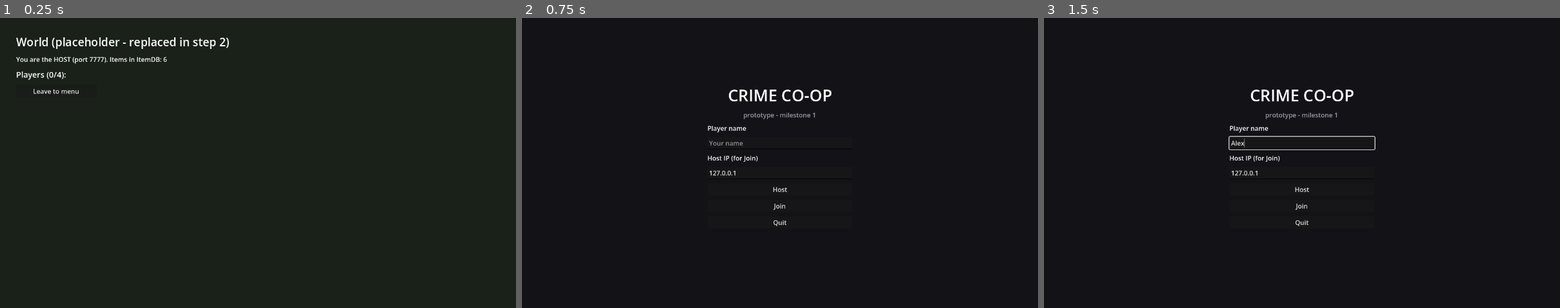
Above: before the commit, frames 1-3 (left to right).
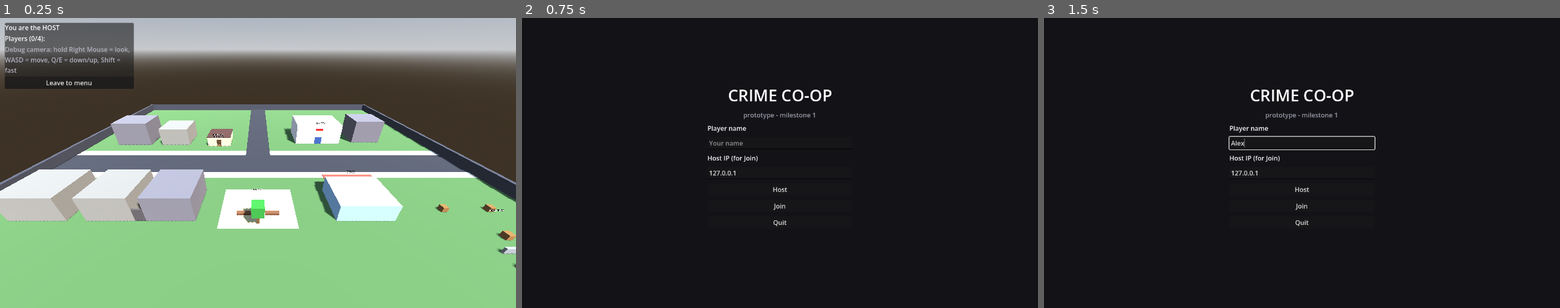
Above: after the commit, the same moments.

Repository: ccwanker-lang/Crime-game
Game: Godot game, scene res://scenes/world/world.tscn
Same seed, same stepped clock (60 frames per second), same inputs: the game is played once before the commit and once after it. This scene is started directly instead of the project's main scene.
Inputs (mouse positions are in pixels of both pictures, inside the frame that each line leads up to):
- Up to frame 1 (0.25 s): no input
- Up to frame 2 (0.75 s): click "Leave to menu" at 0.5 s
- Up to frame 3 (1.5 s): click (1302, 142) at 1.27 s; type "Alex" at 1.35 s

The runs differ from the first frame. In frame 1, 98% of the frame differs, in the area x 0-100%, y 0-100%; in frame 2, nothing differs; in frame 3, nothing differs.

Commit message:
Step 2: greybox test map with navigation
- GreyboxBlock: box mesh + collision, size/color editable in the Inspector (@tool)
- Test map: street + sidewalks, Starter Room (Property owned by host),
  Hospital with 4 spawn points, Store, Contact alley, park with customer
  meet point, rival turf with cover crates and patrol points, map border
- NavigationRegion3D baked at startup; startup check prints whether
  key spots are reachable
- Temporary debug fly camera (replaced by the player in step 3)

Co-Authored-By: Claude Opus 5.5 <noreply@anthropic.com>

Diff:
--- a/autoload/game_state.gd
+++ b/autoload/game_state.gd
@@ -20,6 +20,16 @@
 	world_changed.emit()
 
 
+## Host only: fresh world for a new game. "host" = owned by whoever hosts.
+func init_new_world() -> void:
+	world = {
+		"properties": {
+			"starter_room": {"owner": "host"},
+		},
+	}
+	world_changed.emit()
+
+
 ## Host only: returns the persistent record for a player, creating it if new.
 func get_or_create_player_data(player_name: String) -> Dictionary:
 	if not player_data.has(player_name):
--- a/scenes/main_menu/main_menu.gd
+++ b/scenes/main_menu/main_menu.gd
@@ -37,6 +37,7 @@
 
 func _on_host_pressed() -> void:
 	_save_settings()
+	GameState.reset()  # step 9: load the save here instead
 	var err: Error = Net.host_game(name_edit.text)
 	if err != OK:
 		_set_status("Could not host on port %d (%s). Is another instance already hosting?" % [Net.DEFAULT_PORT, error_string(err)])
--- /dev/null
+++ b/scenes/world/debug_fly_camera.gd
@@ -0,0 +1,38 @@
+extends Camera3D
+## TEMPORARY debug camera for step 2 (the player replaces it in step 3).
+## Hold right mouse button to look around, WASD to move, Q/E down/up, Shift = fast.
+
+const SPEED: float = 12.0
+const FAST_MULTIPLIER: float = 3.0
+const MOUSE_SENSITIVITY: float = 0.003
+
+var _yaw: float = 0.0
+var _pitch: float = 0.0
+
+
+func _ready() -> void:
+	look_at(Vector3(0, 0, 0))
+	_yaw = rotation.y
+	_pitch = rotation.x
+
+
+func _unhandled_input(event: InputEvent) -> void:
+	if event is InputEventMouseButton and event.button_index == MOUSE_BUTTON_RIGHT:
+		Input.mouse_mode = Input.MOUSE_MODE_CAPTURED if event.pressed else Input.MOUSE_MODE_VISIBLE
+	elif event is InputEventMouseMotion and Input.mouse_mode == Input.MOUSE_MODE_CAPTURED:
+		var motion := event as InputEventMouseMotion
+		_yaw -= motion.relative.x * MOUSE_SENSITIVITY
+		_pitch = clampf(_pitch - motion.relative.y * MOUSE_SENSITIVITY, -1.5, 1.5)
+		rotation = Vector3(_pitch, _yaw, 0.0)
+
+
+func _process(delta: float) -> void:
+	var dir := Vector3.ZERO
+	if Input.is_physical_key_pressed(KEY_W): dir -= basis.z
+	if Input.is_physical_key_pressed(KEY_S): dir += basis.z
+	if Input.is_physical_key_pressed(KEY_A): dir -= basis.x
+	if Input.is_physical_key_pressed(KEY_D): dir += basis.x
+	if Input.is_physical_key_pressed(KEY_E): dir += Vector3.UP
+	if Input.is_physical_key_pressed(KEY_Q): dir -= Vector3.UP
+	var speed: float = SPEED * (FAST_MULTIPLIER if Input.is_physical_key_pressed(KEY_SHIFT) else 1.0)
+	position += dir.normalized() * speed * delta
--- /dev/null
+++ b/scenes/world/property.gd
@@ -0,0 +1,26 @@
+class_name Property
+extends Node3D
+## A property (building) that can be owned. Ownership lives in GameState.world
+## on the host. In milestone 1 the host owns the starter room.
+
+@export var property_id: StringName = &"starter_room"
+@export var display_name: String = "Starter Room"
+
+@onready var _label: Label3D = $Label3D
+
+
+func _ready() -> void:
+	Net.players_changed.connect(_update_label)
+	_update_label()
+
+
+## "host" means the property belongs to the host's world (whoever is hosting).
+func get_owner_id() -> String:
+	var properties: Dictionary = GameState.world.get("properties", {})
+	var data: Dictionary = properties.get(property_id, {"owner": "host"})
+	return data.get("owner", "host")
+
+
+func _update_label() -> void:
+	var owner_name: String = Net.get_player_name(1) if get_owner_id() == "host" else get_owner_id()
+	_label.text = "%s\nOwner: %s" % [display_name.to_upper(), owner_name]
--- a/scenes/world/world.gd
+++ b/scenes/world/world.gd
@@ -1,29 +1,65 @@
-extends Control
-## Temporary world: shows who is connected. Replaced by the 3D greybox in step 2.
+extends Node3D
+## Greybox test map (milestone 1). Bakes the navigation mesh at startup so it
+## always matches the geometry, and provides spawn points / markers for later steps.
 
+@onready var nav_region: NavigationRegion3D = $NavRegion
+@onready var spawn_points: Node3D = $Markers/SpawnPoints
+@onready var players_label: Label = %PlayersLabel
 @onready var info_label: Label = %InfoLabel
-@onready var players_label: Label = %PlayersLabel
 @onready var leave_button: Button = %LeaveButton
 
 
 func _ready() -> void:
-	Net.players_changed.connect(_refresh)
+	Net.players_changed.connect(_refresh_players)
 	leave_button.pressed.connect(_on_leave_pressed)
-	if Net.is_host():
-		info_label.text = "You are the HOST (port %d). Items in ItemDB: %d" % [Net.DEFAULT_PORT, ItemDB.get_all_ids().size()]
-	else:
-		info_label.text = "Connected as client (peer id %d). Items in ItemDB: %d" % [multiplayer.get_unique_id(), ItemDB.get_all_ids().size()]
-	_refresh()
+
+	if multiplayer.is_server() and GameState.world.is_empty():
+		GameState.init_new_world()
+
+	nav_region.bake_finished.connect(_on_nav_baked)
+	nav_region.bake_navigation_mesh(false)  # false = bake right now, not on a thread
+
+	var role: String = "HOST" if Net.is_host() else "CLIENT (peer %d)" % multiplayer.get_unique_id()
+	info_label.text = "You are the %s" % role
+	_refresh_players()
 
 
-func _refresh() -> void:
+## Returns a spawn position near the hospital (index wraps around).
+func get_spawn_point(index: int) -> Vector3:
+	var points: Array[Node] = spawn_points.get_children()
+	return (points[index % points.size()] as Node3D).global_position
+
+
+func _on_nav_baked() -> void:
+	var polygons: int = nav_region.navigation_mesh.get_polygon_count()
+	print("[World] Navigation mesh baked: %d polygons" % polygons)
+	_debug_check_paths.call_deferred()
+
+
+## Prints whether NPCs can path to the key spots (visible in the Output panel).
+func _debug_check_paths() -> void:
+	# The navigation server applies the new mesh asynchronously (region first,
+	# then the map), so wait until the map actually contains it.
+	var map: RID = nav_region.get_navigation_map()
+	var start: Vector3 = ($Markers/CustomerSpawn as Node3D).global_position
+	for i: int in 300:
+		if NavigationServer3D.map_get_iteration_id(map) > 0 \
+				and NavigationServer3D.map_get_closest_point(map, start).distance_to(start) < 2.0:
+			break
+		await get_tree().physics_frame
+	for target_name: String in ["CustomerMeetPoint", "ContactSpot", "StoreSpot", "PotSpot", "RivalPatrol/P3"]:
+		var target: Vector3 = (get_node("Markers/" + target_name) as Node3D).global_position
+		var path: PackedVector3Array = NavigationServer3D.map_get_path(map, start, target, true)
+		var reached: bool = not path.is_empty() and path[path.size() - 1].distance_to(target) < 1.0
+		print("[World] Path CustomerSpawn -> %s: %s" % [target_name, "OK" if reached else "NOT REACHABLE"])
+
+func _refresh_players() -> void:
 	var lines: PackedStringArray = ["Players (%d/%d):" % [Net.players.size(), Net.MAX_PLAYERS]]
 	for peer_id: int in Net.players:
 		var tag: String = " (host)" if peer_id == 1 else ""
 		var me: String = "  <- you" if peer_id == multiplayer.get_unique_id() else ""
 		lines.append("  - %s%s%s" % [Net.get_player_name(peer_id), tag, me])
 	players_label.text = "\n".join(lines)
-	print("[World] %s" % " | ".join(lines))
 
 
 func _on_leave_pressed() -> void:
--- a/scenes/world/world.tscn
+++ b/scenes/world/world.tscn
@@ -1,58 +1,431 @@
 [gd_scene format=3]
 
 [ext_resource type="Script" path="res://scenes/world/world.gd" id="1_world"]
-
-[node name="World" type="Control"]
-layout_mode = 3
-anchors_preset = 15
-anchor_right = 1.0
-anchor_bottom = 1.0
-grow_horizontal = 2
-grow_vertical = 2
+[ext_resource type="Script" path="res://scripts/greybox_block.gd" id="1_block"]
+[ext_resource type="Script" path="res://scenes/world/property.gd" id="1_property"]
+[ext_resource type="Script" path="res://scenes/world/debug_fly_camera.gd" id="1_flycam"]
+
+[sub_resource type="ProceduralSkyMaterial" id="SkyMat"]
+
+[sub_resource type="Sky" id="Sky"]
+sky_material = SubResource("SkyMat")
+
+[sub_resource type="Environment" id="Env"]
+background_mode = 2
+sky = SubResource("Sky")
+ambient_light_source = 3
+tonemap_mode = 2
+
+[sub_resource type="NavigationMesh" id="NavMesh"]
+geometry_parsed_geometry_type = 1
+agent_height = 1.75
+agent_radius = 0.5
+agent_max_climb = 0.25
+
+[node name="World" type="Node3D"]
 script = ExtResource("1_world")
 
-[node name="Background" type="ColorRect" parent="."]
-layout_mode = 1
-anchors_preset = 15
-anchor_right = 1.0
-anchor_bottom = 1.0
-grow_horizontal = 2
-grow_vertical = 2
-color = Color(0.1, 0.13, 0.1, 1)
-
-[node name="Margin" type="MarginContainer" parent="."]
-layout_mode = 1
-anchors_preset = 15
-anchor_right = 1.0
-anchor_bottom = 1.0
-grow_horizontal = 2
-grow_vertical = 2
-theme_override_constants/margin_left = 40
-theme_override_constants/margin_top = 40
-theme_override_constants/margin_right = 40
-theme_override_constants/margin_bottom = 40
-
-[node name="VBox" type="VBoxContainer" parent="Margin"]
+[node name="Environment" type="WorldEnvironment" parent="."]
+environment = SubResource("Env")
+
+[node name="Sun" type="DirectionalLight3D" parent="."]
+rotation = Vector3(-0.9, 0.6, 0)
+shadow_enabled = true
+
+[node name="NavRegion" type="NavigationRegion3D" parent="."]
+navigation_mesh = SubResource("NavMesh")
+
+[node name="Ground" type="StaticBody3D" parent="NavRegion"]
+script = ExtResource("1_block")
+position = Vector3(0, -0.5, 0)
+size = Vector3(124, 1, 124)
+color = Color(0.3, 0.42, 0.25, 1)
+
+[node name="MainRoad" type="StaticBody3D" parent="NavRegion"]
+script = ExtResource("1_block")
+position = Vector3(0, 0.01, 0)
+size = Vector3(120, 0.02, 10)
+color = Color(0.2, 0.2, 0.22, 1)
+
+[node name="SideStreet" type="StaticBody3D" parent="NavRegion"]
+script = ExtResource("1_block")
+position = Vector3(0, 0.01, -32.5)
+size = Vector3(8, 0.02, 55)
+color = Color(0.2, 0.2, 0.22, 1)
+
+[node name="SidewalkNW" type="StaticBody3D" parent="NavRegion"]
+script = ExtResource("1_block")
+position = Vector3(-32, 0.02, -6.5)
+size = Vector3(56, 0.04, 3)
+color = Color(0.55, 0.55, 0.55, 1)
+
+[node name="SidewalkNE" type="StaticBody3D" parent="NavRegion"]
+script = ExtResource("1_block")
+position = Vector3(32, 0.02, -6.5)
+size = Vector3(56, 0.04, 3)
+color = Color(0.55, 0.55, 0.55, 1)
+
+[node name="SidewalkS" type="StaticBody3D" parent="NavRegion"]
+script = ExtResource("1_block")
+position = Vector3(0, 0.02, 6.5)
+size = Vector3(120, 0.04, 3)
+color = Color(0.55, 0.55, 0.55, 1)
+
+[node name="BorderN" type="StaticBody3D" parent="NavRegion"]
+script = ExtResource("1_block")
+position = Vector3(0, 1.5, -60.5)
+size = Vector3(122, 3, 1)
+color = Color(0.25, 0.25, 0.28, 1)
+
+[node name="BorderS" type="StaticBody3D" parent="NavRegion"]
+script = ExtResource("1_block")
+position = Vector3(0, 1.5, 60.5)
+size = Vector3(122, 3, 1)
+color = Color(0.25, 0.25, 0.28, 1)
+
+[node name="BorderW" type="StaticBody3D" parent="NavRegion"]
+script = ExtResource("1_block")
+position = Vector3(-60.5, 1.5, 0)
+size = Vector3(1, 3, 122)
+color = Color(0.25, 0.25, 0.28, 1)
+
+[node name="BorderE" type="StaticBody3D" parent="NavRegion"]
+script = ExtResource("1_block")
+position = Vector3(60.5, 1.5, 0)
+size = Vector3(1, 3, 122)
+color = Color(0.25, 0.25, 0.28, 1)
+
+[node name="StarterRoom" type="Node3D" parent="NavRegion"]
+position = Vector3(-14, 0, -16)
+script = ExtResource("1_property")
+property_id = &"starter_room"
+display_name = "Starter Room"
+
+[node name="Floor" type="StaticBody3D" parent="NavRegion/StarterRoom"]
+script = ExtResource("1_block")
+position = Vector3(0, 0.05, 0)
+size = Vector3(8, 0.1, 8)
+color = Color(0.45, 0.32, 0.2, 1)
+
+[node name="WallBack" type="StaticBody3D" parent="NavRegion/StarterRoom"]
+script = ExtResource("1_block")
+position = Vector3(0, 1.6, -3.85)
+size = Vector3(8, 3.2, 0.3)
+color = Color(0.7, 0.66, 0.55, 1)
+
+[node name="WallWest" type="StaticBody3D" parent="NavRegion/StarterRoom"]
+script = ExtResource("1_block")
+position = Vector3(-3.85, 1.6, 0)
+size = Vector3(0.3, 3.2, 8)
+color = Color(0.7, 0.66, 0.55, 1)
+
+[node name="WallEast" type="StaticBody3D" parent="NavRegion/StarterRoom"]
+script = ExtResource("1_block")
+position = Vector3(3.85, 1.6, 0)
+size = Vector3(0.3, 3.2, 8)
+color = Color(0.7, 0.66, 0.55, 1)
+
+[node name="WallFrontW" type="StaticBody3D" parent="NavRegion/StarterRoom"]
+script = ExtResource("1_block")
+position = Vector3(-2.4, 1.6, 3.85)
+size = Vector3(3.2, 3.2, 0.3)
+color = Color(0.7, 0.66, 0.55, 1)
+
+[node name="WallFrontE" type="StaticBody3D" parent="NavRegion/StarterRoom"]
+script = ExtResource("1_block")
+position = Vector3(2.4, 1.6, 3.85)
+size = Vector3(3.2, 3.2, 0.3)
+color = Color(0.7, 0.66, 0.55, 1)
+
+[node name="Lintel" type="StaticBody3D" parent="NavRegion/StarterRoom"]
+script = ExtResource("1_block")
+position = Vector3(0, 2.8, 3.85)
+size = Vector3(1.6, 0.8, 0.3)
+color = Color(0.7, 0.66, 0.55, 1)
+
+[node name="Roof" type="StaticBody3D" parent="NavRegion/StarterRoom"]
+script = ExtResource("1_block")
+position = Vector3(0, 3.3, 0)
+size = Vector3(8.4, 0.2, 8.4)
+color = Color(0.3, 0.2, 0.18, 1)
+
+[node name="Lamp" type="OmniLight3D" parent="NavRegion/StarterRoom"]
+position = Vector3(0, 2.7, 0)
+light_color = Color(1, 0.9, 0.7, 1)
+omni_range = 7.0
+
+[node name="Label3D" type="Label3D" parent="NavRegion/StarterRoom"]
+position = Vector3(0, 4.2, 4.3)
+billboard = 1
+text = "STARTER ROOM"
+font_size = 96
+outline_size = 20
+
+[node name="Hospital" type="Node3D" parent="NavRegion"]
+position = Vector3(22, 0, -20)
+
+[node name="Body" type="StaticBody3D" parent="NavRegion/Hospital"]
+script = ExtResource("1_block")
+position = Vector3(0, 3.5, 0)
+size = Vector3(16, 7, 12)
+color = Color(0.85, 0.85, 0.88, 1)
+
+[node name="Door" type="StaticBody3D" parent="NavRegion/Hospital"]
+script = ExtResource("1_block")
+position = Vector3(0, 1.3, 6.05)
+size = Vector3(2.4, 2.6, 0.1)
+color = Color(0.2, 0.3, 0.5, 1)
+
+[node name="Cross" type="StaticBody3D" parent="NavRegion/Hospital"]
+script = ExtResource("1_block")
+position = Vector3(0, 5.5, 6.05)
+size = Vector3(2.5, 0.7, 0.1)
+color = Color(0.8, 0.1, 0.1, 1)
+
+[node name="Label3D" type="Label3D" parent="NavRegion/Hospital"]
+position = Vector3(0, 8, 6.5)
+billboard = 1
+text = "HOSPITAL"
+font_size = 128
+outline_size = 20
+
+[node name="Store" type="Node3D" parent="NavRegion"]
+position = Vector3(22, 0, 18)
+
+[node name="Body" type="StaticBody3D" parent="NavRegion/Store"]
+script = ExtResource("1_block")
+position = Vector3(0, 2, 0)
+size = Vector3(12, 4, 10)
+color = Color(0.55, 0.7, 0.85, 1)
+
+[node name="Awning" type="StaticBody3D" parent="NavRegion/Store"]
+script = ExtResource("1_block")
+position = Vector3(0, 3.2, -6)
+size = Vector3(12, 0.2, 2)
+color = Color(0.85, 0.3, 0.25, 1)
+
+[node name="Counter" type="StaticBody3D" parent="NavRegion/Store"]
+script = ExtResource("1_block")
+position = Vector3(0, 0.5, -7)
+size = Vector3(4, 1, 0.8)
+color = Color(0.6, 0.5, 0.35, 1)
+
+[node name="Label3D" type="Label3D" parent="NavRegion/Store"]
+position = Vector3(0, 5, -5.5)
+billboard = 1
+text = "STORE"
+font_size = 128
+outline_size = 20
+
+[node name="BuildingD" type="StaticBody3D" parent="NavRegion"]
+script = ExtResource("1_block")
+position = Vector3(-30, 3, 18)
+size = Vector3(10, 6, 10)
+color = Color(0.5, 0.48, 0.45, 1)
+
+[node name="BuildingE" type="StaticBody3D" parent="NavRegion"]
+script = ExtResource("1_block")
+position = Vector3(-17.75, 3, 18)
+size = Vector3(10, 6, 10)
+color = Color(0.42, 0.4, 0.42, 1)
+
+[node name="AlleyBackWall" type="StaticBody3D" parent="NavRegion"]
+script = ExtResource("1_block")
+position = Vector3(-23.875, 1.5, 22.8)
+size = Vector3(2.25, 3, 0.3)
+color = Color(0.3, 0.28, 0.28, 1)
+
+[node name="ContactLabel" type="Label3D" parent="NavRegion"]
+position = Vector3(-23.9, 3.5, 13)
+billboard = 1
+text = "CONTACT"
+font_size = 96
+outline_size = 20
+
+[node name="Plaza" type="StaticBody3D" parent="NavRegion"]
+script = ExtResource("1_block")
+position = Vector3(0, 0.02, 19)
+size = Vector3(16, 0.04, 12)
+color = Color(0.7, 0.65, 0.5, 1)
+
+[node name="BenchW" type="StaticBody3D" parent="NavRegion"]
+script = ExtResource("1_block")
+position = Vector3(-3, 0.25, 21)
+size = Vector3(3, 0.5, 0.8)
+color = Color(0.45, 0.3, 0.2, 1)
+
+[node name="BenchE" type="StaticBody3D" parent="NavRegion"]
+script = ExtResource("1_block")
+position = Vector3(3, 0.25, 21)
+size = Vector3(3, 0.5, 0.8)
+color = Color(0.45, 0.3, 0.2, 1)
+
+[node name="TreeTrunk" type="StaticBody3D" parent="NavRegion"]
+script = ExtResource("1_block")
+position = Vector3(0, 1.5, 23.5)
+size = Vector3(0.5, 3, 0.5)
+color = Color(0.4, 0.28, 0.15, 1)
+
+[node name="TreeCrown" type="StaticBody3D" parent="NavRegion"]
+script = ExtResource("1_block")
+position = Vector3(0, 3.8, 23.5)
+size = Vector3(2.5, 2.5, 2.5)
+color = Color(0.2, 0.5, 0.2, 1)
+
+[node name="Crate1" type="StaticBody3D" parent="NavRegion"]
+script = ExtResource("1_block")
+position = Vector3(40, 0.6, 20)
+size = Vector3(1.2, 1.2, 1.2)
+color = Color(0.5, 0.36, 0.2, 1)
+
+[node name="Crate2" type="StaticBody3D" parent="NavRegion"]
+script = ExtResource("1_block")
+position = Vector3(46, 0.6, 27)
+size = Vector3(1.2, 1.2, 1.2)
+color = Color(0.5, 0.36, 0.2, 1)
+
+[node name="Crate3" type="StaticBody3D" parent="NavRegion"]
+script = ExtResource("1_block")
+position = Vector3(50, 0.6, 20)
+size = Vector3(1.2, 1.2, 1.2)
+color = Color(0.5, 0.36, 0.2, 1)
+
+[node name="Crate4" type="StaticBody3D" parent="NavRegion"]
+script = ExtResource("1_block")
+position = Vector3(42, 0.6, 33)
+size = Vector3(1.2, 1.2, 1.2)
+color = Color(0.5, 0.36, 0.2, 1)
+
+[node name="Crate5" type="StaticBody3D" parent="NavRegion"]
+script = ExtResource("1_block")
+position = Vector3(49, 0.6, 35)
+size = Vector3(1.2, 1.2, 1.2)
+color = Color(0.5, 0.36, 0.2, 1)
+
+[node name="LowWall" type="StaticBody3D" parent="NavRegion"]
+script = ExtResource("1_block")
+position = Vector3(45, 0.6, 30)
+size = Vector3(6, 1.2, 0.4)
+color = Color(0.5, 0.5, 0.5, 1)
+
+[node name="RivalLabel" type="Label3D" parent="NavRegion"]
+position = Vector3(45, 4, 24)
+billboard = 1
+text = "RIVAL TURF"
+font_size = 96
+outline_size = 20
+
+[node name="BuildingA" type="StaticBody3D" parent="NavRegion"]
+script = ExtResource("1_block")
+position = Vector3(-30, 3, -18)
+size = Vector3(10, 6, 10)
+color = Color(0.5, 0.48, 0.45, 1)
+
+[node name="BuildingB" type="StaticBody3D" parent="NavRegion"]
+script = ExtResource("1_block")
+position = Vector3(-45, 4, -18)
+size = Vector3(12, 8, 10)
+color = Color(0.42, 0.4, 0.42, 1)
+
+[node name="BuildingC" type="StaticBody3D" parent="NavRegion"]
+script = ExtResource("1_block")
+position = Vector3(40, 4, -20)
+size = Vector3(10, 8, 10)
+color = Color(0.42, 0.4, 0.42, 1)
+
+[node name="BuildingF" type="StaticBody3D" parent="NavRegion"]
+script = ExtResource("1_block")
+position = Vector3(-45, 3, 18)
+size = Vector3(12, 6, 10)
+color = Color(0.5, 0.48, 0.45, 1)
+
+[node name="Markers" type="Node3D" parent="."]
+
+[node name="SpawnPoints" type="Node3D" parent="Markers"]
+
+[node name="Spawn1" type="Marker3D" parent="Markers/SpawnPoints"]
+position = Vector3(18, 1, -10)
+
+[node name="Spawn2" type="Marker3D" parent="Markers/SpawnPoints"]
+position = Vector3(20, 1, -10)
+
+[node name="Spawn3" type="Marker3D" parent="Markers/SpawnPoints"]
+position = Vector3(22, 1, -10)
+
+[node name="Spawn4" type="Marker3D" parent="Markers/SpawnPoints"]
+position = Vector3(24, 1, -10)
+
+[node name="PotSpot" type="Marker3D" parent="Markers"]
+position = Vector3(-16, 0.1, -18)
+
+[node name="PackagingSpot" type="Marker3D" parent="Markers"]
+position = Vector3(-11.5, 0.1, -18)
+
+[node name="ContactSpot" type="Marker3D" parent="Markers"]
+position = Vector3(-23.9, 0, 20)
+
+[node name="StoreSpot" type="Marker3D" parent="Markers"]
+position = Vector3(22, 0, 12.2)
+
+[node name="CustomerSpawn" type="Marker3D" parent="Markers"]
+position = Vector3(55, 0, 6.5)
+
+[node name="CustomerMeetPoint" type="Marker3D" parent="Markers"]
+position = Vector3(0, 0, 16)
+
+[node name="Label3D" type="Label3D" parent="Markers/CustomerMeetPoint"]
+position = Vector3(0, 2.5, 0)
+billboard = 1
+text = "MEET POINT"
+font_size = 72
+outline_size = 20
+
+[node name="RivalPatrol" type="Node3D" parent="Markers"]
+
+[node name="P1" type="Marker3D" parent="Markers/RivalPatrol"]
+position = Vector3(38, 0, 15)
+
+[node name="P2" type="Marker3D" parent="Markers/RivalPatrol"]
+position = Vector3(53, 0, 15)
+
+[node name="P3" type="Marker3D" parent="Markers/RivalPatrol"]
+position = Vector3(53, 0, 38)
+
+[node name="P4" type="Marker3D" parent="Markers/RivalPatrol"]
+position = Vector3(38, 0, 38)
+
+[node name="DebugFlyCamera" type="Camera3D" parent="."]
+position = Vector3(0, 30, 50)
+current = true
+script = ExtResource("1_flycam")
+
+[node name="HUD" type="CanvasLayer" parent="."]
+
+[node name="Panel" type="PanelContainer" parent="HUD"]
+offset_left = 12.0
+offset_top = 12.0
+offset_right = 332.0
+offset_bottom = 60.0
+
+[node name="VBox" type="VBoxContainer" parent="HUD/Panel"]
 layout_mode = 2
-theme_override_constants/separation = 12
-
-[node name="Title" type="Label" parent="Margin/VBox"]
-layout_mode = 2
-theme_override_font_sizes/font_size = 28
-text = "World (placeholder - replaced in step 2)"
-
-[node name="InfoLabel" type="Label" parent="Margin/VBox"]
+
+[node name="InfoLabel" type="Label" parent="HUD/Panel/VBox"]
 unique_name_in_owner = true
 layout_mode = 2
 
-[node name="PlayersLabel" type="Label" parent="Margin/VBox"]
+[node name="PlayersLabel" type="Label" parent="HUD/Panel/VBox"]
 unique_name_in_owner = true
 layout_mode = 2
-theme_override_font_sizes/font_size = 20
-
-[node name="LeaveButton" type="Button" parent="Margin/VBox"]
+
+[node name="HintLabel" type="Label" parent="HUD/Panel/VBox"]
+custom_minimum_size = Vector2(300, 0)
+layout_mode = 2
+theme_override_colors/font_color = Color(0.7, 0.7, 0.75, 1)
+text = "Debug camera: hold Right Mouse = look, WASD = move, Q/E = down/up, Shift = fast"
+autowrap_mode = 3
+
+[node name="LeaveButton" type="Button" parent="HUD/Panel/VBox"]
 unique_name_in_owner = true
-custom_minimum_size = Vector2(200, 0)
 layout_mode = 2
-size_flags_horizontal = 0
 text = "Leave to menu"
--- /dev/null
+++ b/scripts/greybox_block.gd
@@ -0,0 +1,45 @@
+@tool
+class_name GreyboxBlock
+extends StaticBody3D
+## Greybox building block: a box mesh with matching collision.
+## Select it in the editor and change Size / Color in the Inspector.
+## The mesh and collision are generated (not saved in the scene).
+
+@export var size: Vector3 = Vector3(2, 2, 2):
+	set(value):
+		size = value
+		_rebuild()
+
+@export var color: Color = Color(0.6, 0.6, 0.6):
+	set(value):
+		color = value
+		_rebuild()
+
+var _mesh_instance: MeshInstance3D
+var _collision: CollisionShape3D
+
+
+func _ready() -> void:
+	_rebuild()
+
+
+func _rebuild() -> void:
+	# Setters also run while the scene loads; wait until we are in the tree.
+	if not is_inside_tree():
+		return
+	if _mesh_instance == null:
+		_mesh_instance = MeshInstance3D.new()
+		add_child(_mesh_instance)
+		_collision = CollisionShape3D.new()
+		add_child(_collision)
+
+	var mesh := BoxMesh.new()
+	mesh.size = size
+	var material := StandardMaterial3D.new()
+	material.albedo_color = color
+	mesh.material = material
+	_mesh_instance.mesh = mesh
+
+	var shape := BoxShape3D.new()
+	shape.size = size
+	_collision.shape = shape
Not shown, added: scenes/world/debug_fly_camera.gd.uid
Not shown, added: scenes/world/property.gd.uid
Not shown, added: scripts/greybox_block.gd.uid
